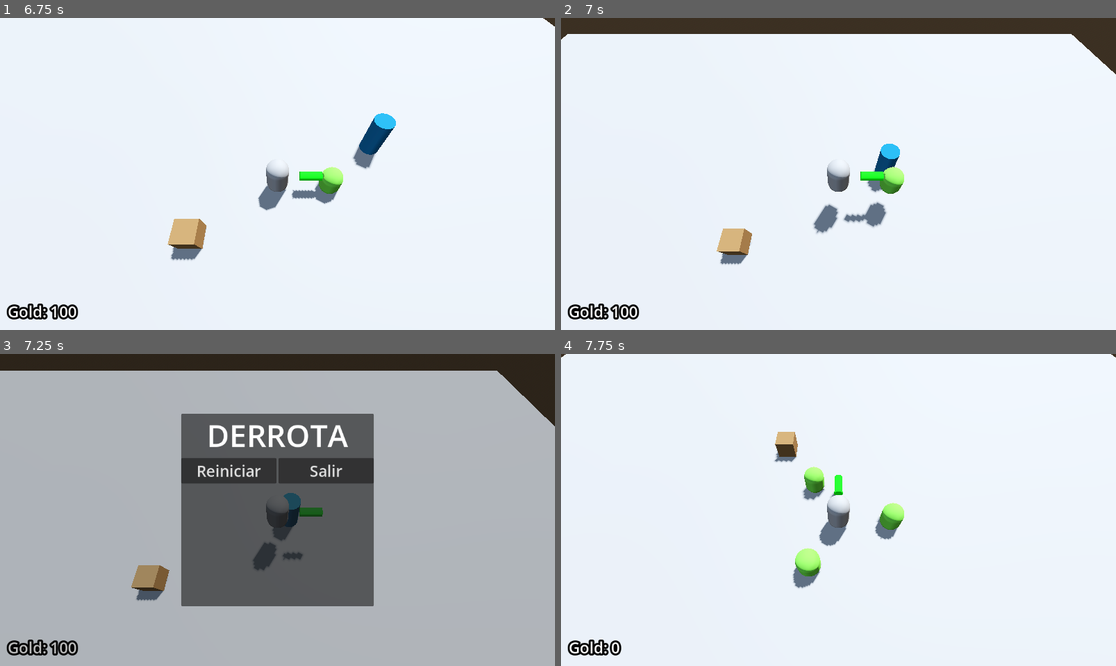
Above: before the commit, frames 1-4 (two rows, left to right).
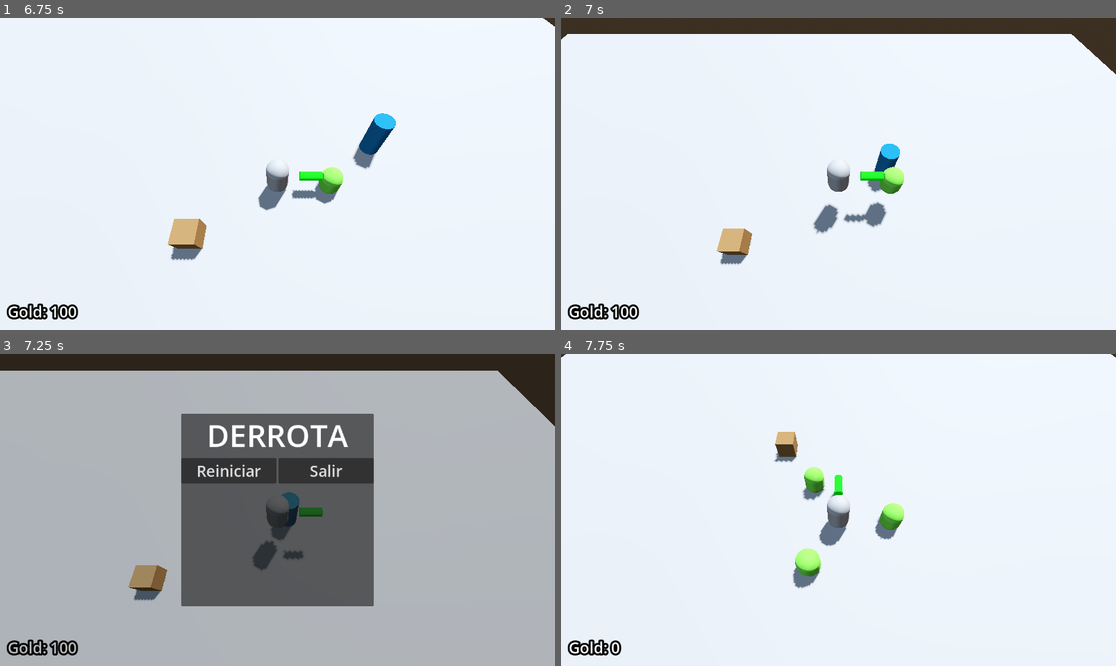
Above: after the commit, the same moments.

Repository: Ra-vanTech/ProjectBoozeArmy
Game: Godot game, scene res://Escena1_BoozeArmy.tscn
Two runs of this game, one before a commit and one after it. Both use one fixed random seed, a clock stepped at 60 frames per second and the inputs below.
Inputs (mouse positions are in pixels of both pictures, inside the frame that each line leads up to):
- Up to frame 1 (6.75 s): tap Enter at 0.5 s; move the mouse to (249, 236) at 0.52 s; hold W (move_forward) 0.53-2.03 s; tap Q (despawn_dwarf) at 0.6, 2.85, 5.1 s; tap Space (jump) at 0.77, 1.52, 3.02, 3.77, 4.52, 6.02 s; move the mouse to (444, 220) at 1.27 s; right-click (444, 220) at 1.35 s; move the mouse to (111, 127) at 2.02 s; hold A (move_left) 2.03-3.53 s; tap E (spawn_dwarf) at 2.1, 4.35, 6.6 s; move the mouse to (305, 174) at 2.77 s; move the mouse to (194, 96) at 3.52 s; hold S (move_back) 3.53-4.28 s; right-click (194, 96) at 3.6 s; move the mouse to (399, 158) at 4.27 s; hold D (move_right) 4.28-5.03 s; move the mouse to (166, 189) at 5.02 s; hold W (move_forward) 5.03-5.78 s; move the mouse to (333, 105) at 5.77 s; hold D (move_right) from 5.78 s (still down); right-click (333, 105) at 5.85 s; move the mouse to (249, 236) at 6.52 s
- Up to frame 2 (7 s): keep holding D (move_right); tap Space (jump) at 6.77 s
- Up to frame 3 (7.25 s): keep holding D (move_right)
- Up to frame 4 (7.75 s): release D (move_right) at 7.25 s; click "Reiniciar" at 7.25 s

Frames 1-2 are identical in both runs. In frame 3, 0.3% of the frame differs, in the area x 23-99%, y 5-80%; in frame 4, nothing differs.

Commit message:
[Fix]Se arreglo la deteccion del player dentro del rango de ataque del enemigo

Diff:
--- a/entities/enemies/non_static/base/Enemy.gd
+++ b/entities/enemies/non_static/base/Enemy.gd
@@ -28,3 +28,13 @@
 
 func _on_health_component_has_died() -> void:
 	state_machine.change_state("EnemyDeadState")
+
+# Funciones para detectar que el player aun se encuentra ensu rango de ataque
+func _on_enemy_attack_range_body_entered(body: Node3D) -> void:
+	if body.is_in_group("player"):
+		player_in_range = body
+
+
+func _on_enemy_attack_range_body_exited(body: Node3D) -> void:
+	if body.is_in_group("player") and player_in_range == body:
+		player_in_range = null
--- a/entities/enemies/non_static/enemy_1/scenes/enemy_1.tscn
+++ b/entities/enemies/non_static/enemy_1/scenes/enemy_1.tscn
@@ -90,5 +90,5 @@
 shape = SubResource("CylinderShape3D_xg3t2")
 
 [connection signal="has_died" from="HealthComponent" to="." method="_on_health_component_has_died"]
-[connection signal="body_entered" from="EnemyAttackRange" to="StateMachine/EnemyMovingState" method="_on_enemy_attack_range_body_entered"]
-[connection signal="body_exited" from="EnemyAttackRange" to="StateMachine/EnemyAttackingState" method="_on_enemy_attack_range_body_exited"]
+[connection signal="body_entered" from="EnemyAttackRange" to="." method="_on_enemy_attack_range_body_entered"]
+[connection signal="body_exited" from="EnemyAttackRange" to="." method="_on_enemy_attack_range_body_exited"]
--- a/entities/enemies/states/enemy_attacking.gd
+++ b/entities/enemies/states/enemy_attacking.gd
@@ -14,17 +14,18 @@
 	add_child(timer)
 	timer.timeout.connect(on_timer_timeout)
 
+@onready var enemy: Enemy = owner as Enemy
+
 
 # Se quedan quietos por un momento después de atacar para que no se acerquen demasiado y terminen dentro del jugador
 func enter():
-	target = get_tree().get_first_node_in_group("player") as Player
+	target = enemy.player_in_range as Player
 	if not attempt_attack():
 		print("ataque no exitoso")
 		timer.start(miss_cooldown)
 	else:
 		print("ataque exitoso")
 		timer.start(attack_cooldown)
-
 
 func attempt_attack() -> bool:
 	if not is_instance_valid(target):
@@ -36,8 +37,3 @@
 
 func on_timer_timeout():
 	state_machine.change_state("EnemyMovingState")
-
-
-func _on_enemy_attack_range_body_exited(body: Node3D) -> void:
-	print("jugador salió del área de ataque")
-	target = null
--- a/entities/enemies/states/enemy_moving.gd
+++ b/entities/enemies/states/enemy_moving.gd
@@ -6,14 +6,16 @@
 @onready var movement: MovementComponent = %MovementComponent
 @onready var input: SeekingComponent = %SeekingComponent
 
+@onready var enemy: Enemy = owner as Enemy
+
 
 func tick(delta: float):
+	if is_instance_valid(enemy.player_in_range):
+		state_machine.change_state("EnemyAttackingState")
+		return
+
 	input.tick()
 	if input.direction.length_squared() < 0.0001:
 		state_machine.change_state("EnemyIdleState")
 	movement.direction = input.direction
 	movement.tick(delta)
-
-
-func _on_enemy_attack_range_body_entered(body: Node3D) -> void:
-	state_machine.change_state("EnemyAttackingState")
